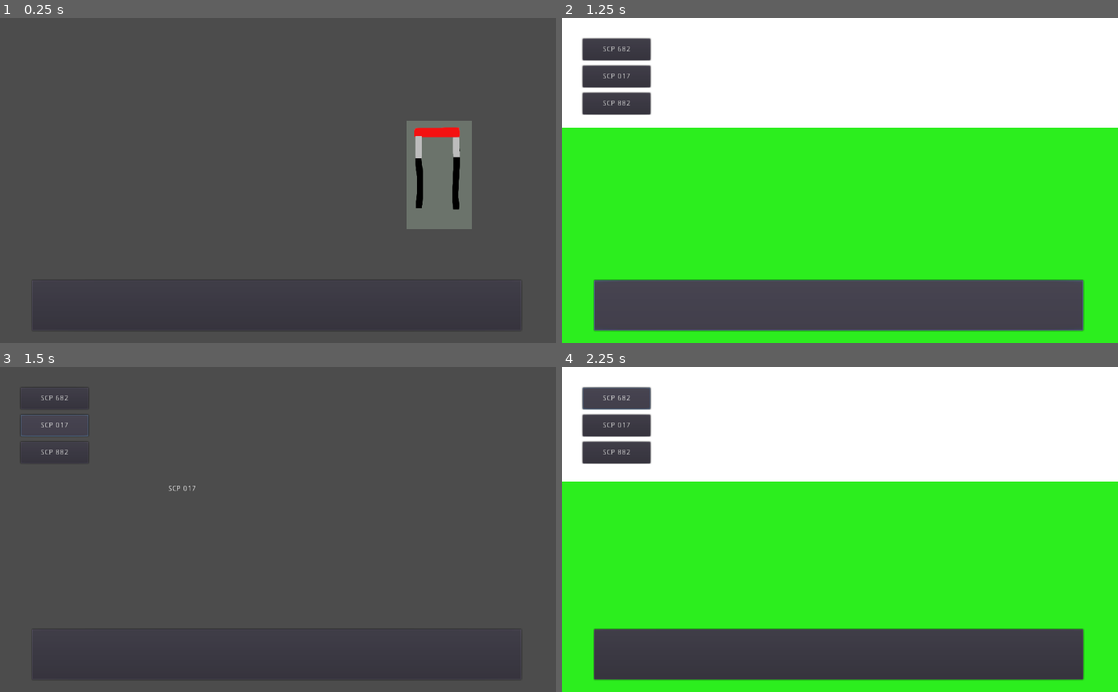
Above: before the commit, frames 1-4 (two rows, left to right).
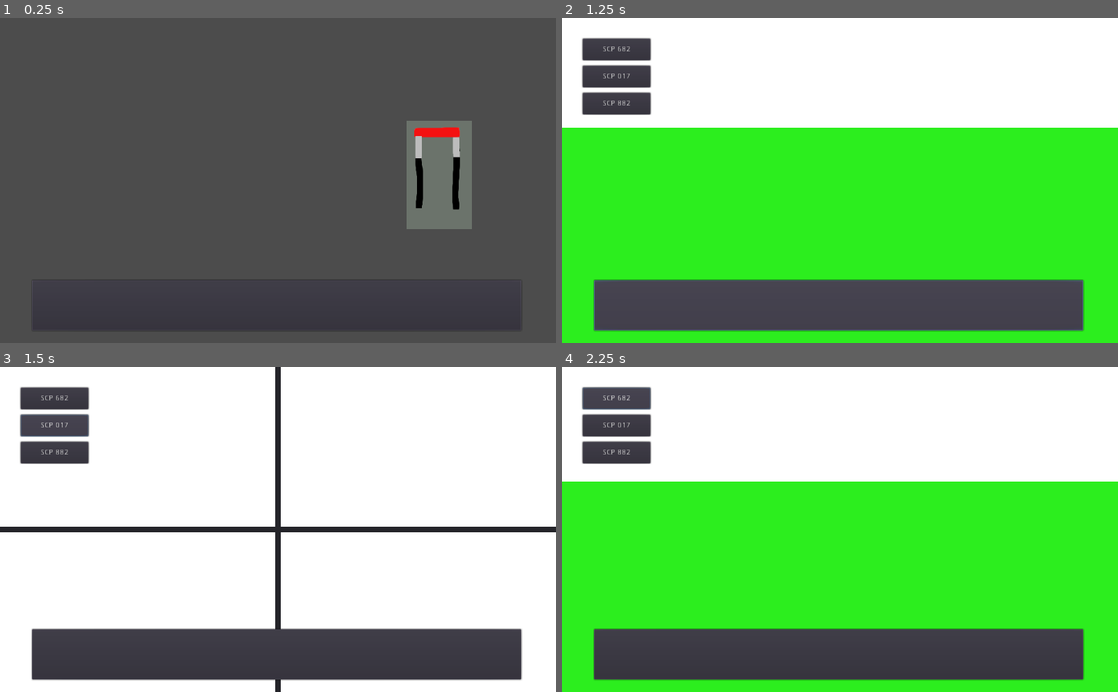
Above: after the commit, the same moments.

Repository: NSCarter/Five-Nights-At-The-Foundation
Game: Godot game, scene res://Scenes/Controls.tscn
Same seed, same stepped clock (60 frames per second), same inputs: the game is played once before the commit and once after it.
Inputs (mouse positions are in pixels of both pictures, inside the frame that each line leads up to):
- Up to frame 1 (0.25 s): no input
- Up to frame 2 (1.25 s): click (840, 304) at 0.5 s
- Up to frame 3 (1.5 s): click "SCP 017" at 1.25 s
- Up to frame 4 (2.25 s): click "SCP 682" at 2 s

Frames 1-2 are identical in both runs. In frame 3, 84% of the frame differs, in the area x 0-100%, y 0-100%; in frame 4, nothing differs.

Commit message:
Added four lights

Diff:
--- a/Scenes/SCP 017.tscn
+++ b/Scenes/SCP 017.tscn
@@ -1,10 +1,39 @@
-[gd_scene format=2]
+[gd_scene load_steps=2 format=2]
 
-[node name="Node2D" type="Node2D"]
+[ext_resource path="res://Assests/Images/SCP 017/LightOn.png" type="Texture" id=1]
 
-[node name="RichTextLabel" type="RichTextLabel" parent="."]
-margin_left = 310.0
-margin_top = 218.0
-margin_right = 443.0
-margin_bottom = 301.0
-text = "SCP 017"
+[node name="SCP 017" type="Node2D"]
+
+[node name="Light 1" type="TextureRect" parent="."]
+margin_right = 512.0
+margin_bottom = 300.0
+texture = ExtResource( 1 )
+
+[node name="Light 2" type="TextureRect" parent="."]
+margin_left = 512.0
+margin_right = 1024.0
+margin_bottom = 300.0
+texture = ExtResource( 1 )
+
+[node name="Light 3" type="TextureRect" parent="."]
+margin_top = 300.0
+margin_right = 512.0
+margin_bottom = 600.0
+texture = ExtResource( 1 )
+
+[node name="Light 4" type="TextureRect" parent="."]
+margin_left = 512.0
+margin_top = 300.0
+margin_right = 1024.0
+margin_bottom = 600.0
+texture = ExtResource( 1 )
+
+[node name="Panel" type="Panel" parent="."]
+margin_left = 507.0
+margin_right = 517.0
+margin_bottom = 600.0
+
+[node name="Panel2" type="Panel" parent="."]
+margin_top = 295.0
+margin_right = 1024.0
+margin_bottom = 305.0
Binary file added: Assests/Images/SCP 017/LightOff.png
Not shown, added: Assests/Images/SCP 017/LightOff.png.import
Binary file added: Assests/Images/SCP 017/LightOn.png
Not shown, added: Assests/Images/SCP 017/LightOn.png.import
